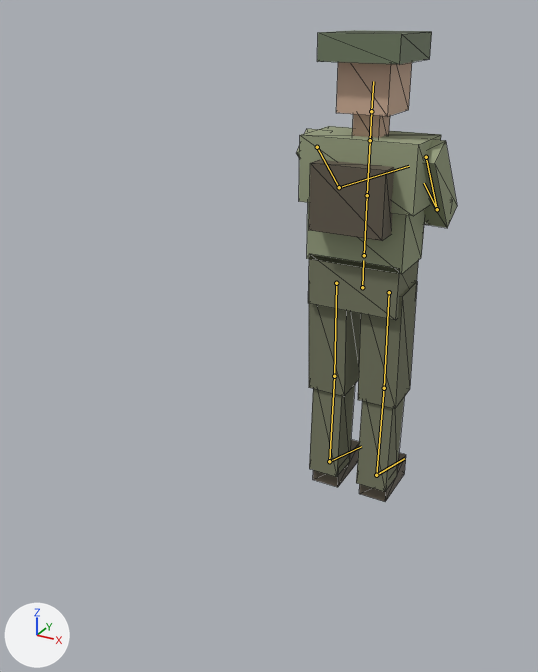
Before and after pictures for a commit that changed the glTF model assets/models/characters/soldier.glb.
One viewpoint serves both versions: a camera (50 mm lens) standing at (1.0, -2.57, 1.91) and looking at (-0.25, -0.31, 0.78). The axes (+X, +Y, +Z) are drawn at lower left. The lights are the same throughout. The older version comes first. The bones that change, and the others that lie on the model, are drawn over the model as lines. Mesh edges are drawn as thin lines.

Names of what the first picture shows: 'soldier_LOD0'.
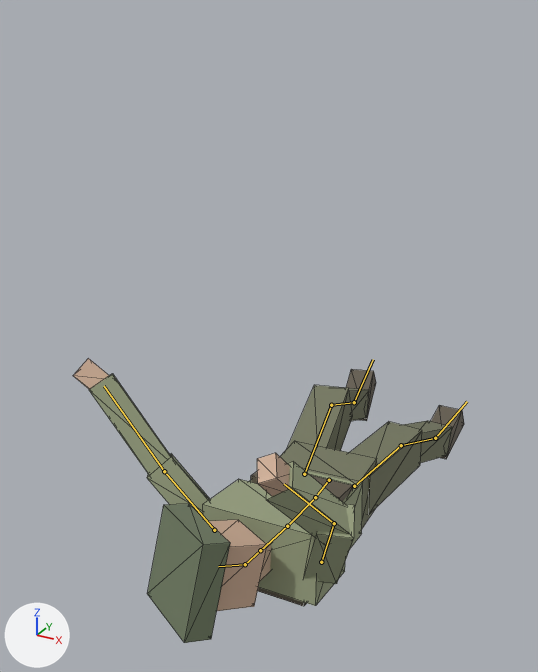
The newer file adds an action. The first version stands in its rest pose; the second is drawn at frame 25 of the action 'death'.

The change in detail:
Bone 'hips' (bone_hips) moves from (0.0, 0.0, 0.0) to (0.0, -0.74, 0.25).
Bone 'hips' (bone_hips) turns from (0, 0, 0) to (91, 0, 4) degrees about its own x, y and z.
Bone 'spine' (bone_spine) turns from (0, 0, 0) to (-6, 0, 0) degrees about its own x, y and z.
Bone 'chest' (bone_chest) turns from (0, 0, 0) to (-4, 0, 0) degrees about its own x, y and z.
Bone 'head' (bone_head) turns from (0, 0, 0) to (-12, 0, 30) degrees about its own x, y and z.
Bone 'upperarm.R' (bone_upperarm_r) turns from (0, 0, 0) to (70, 0, -70) degrees about its own x, y and z.
Bone 'forearm.R' (bone_forearm_r) turns from (0, 0, 0) to (-20, 0, -30) degrees about its own x, y and z.
Bone 'upperarm.L' (bone_upperarm_l) turns from (0, 0, 0) to (40, 0, 60) degrees about its own x, y and z.
Bone 'forearm.L' (bone_forearm_l) turns from (0, 0, 0) to (-50, 0, 20) degrees about its own x, y and z.
Bone 'thigh.R' (bone_thigh_r) turns from (0, 0, 0) to (-8, 0, -6) degrees about its own x, y and z.
Bone 'shin.R' (bone_shin_r) turns from (0, 0, 0) to (-12, 0, 0) degrees about its own x, y and z.
Bone 'foot.R' (bone_foot_r) turns from (0, 0, 0) to (-50, 0, 0) degrees about its own x, y and z.
Bone 'thigh.L' (bone_thigh_l) turns from (0, 0, 0) to (12, 0, 8) degrees about its own x, y and z.
Bone 'shin.L' (bone_shin_l) turns from (0, 0, 0) to (-35, 0, 0) degrees about its own x, y and z.
Bone 'foot.L' (bone_foot_l) turns from (0, 0, 0) to (-40, 0, 0) degrees about its own x, y and z.

What differs and where, as boxes [x1, y1, x2, y2] in the pictures (538 x 672 px):
'soldier_LOD0', posed (142% wider, 40% shorter): before [296, 30, 457, 502]; after [73, 358, 464, 643]
bone 'hips', root to tip: before (362, 287) to (363, 260); after (329, 480) to (317, 494)
bone 'spine', root to tip: before (364, 255) to (367, 195); after (315, 497) to (287, 526)
bone 'chest', root to tip: before (367, 195) to (370, 140); after (287, 526) to (260, 550)
bone 'head', root to tip: before (371, 111) to (373, 81); after (245, 564) to (218, 566)
bone 'upperarm.R', root to tip: before (426, 157) to (437, 209); after (321, 562) to (334, 523)
bone 'forearm.R', root to tip: before (437, 209) to (424, 183); after (334, 523) to (284, 484)
bone 'upperarm.L', root to tip: before (317, 147) to (339, 187); after (214, 530) to (164, 471)
bone 'forearm.L', root to tip: before (339, 187) to (409, 166); after (164, 471) to (104, 386)
bone 'thigh.R', root to tip: before (389, 292) to (384, 388); after (354, 486) to (401, 445)
bone 'shin.R', root to tip: before (384, 388) to (376, 475); after (401, 445) to (435, 438)
bone 'foot.R', root to tip: before (376, 475) to (404, 458); after (435, 438) to (467, 401)
bone 'thigh.L', root to tip: before (336, 283) to (334, 376); after (304, 474) to (331, 405)
bone 'shin.L', root to tip: before (334, 376) to (329, 461); after (331, 405) to (354, 402)
bone 'foot.L', root to tip: before (329, 461) to (361, 446); after (354, 402) to (373, 359)
